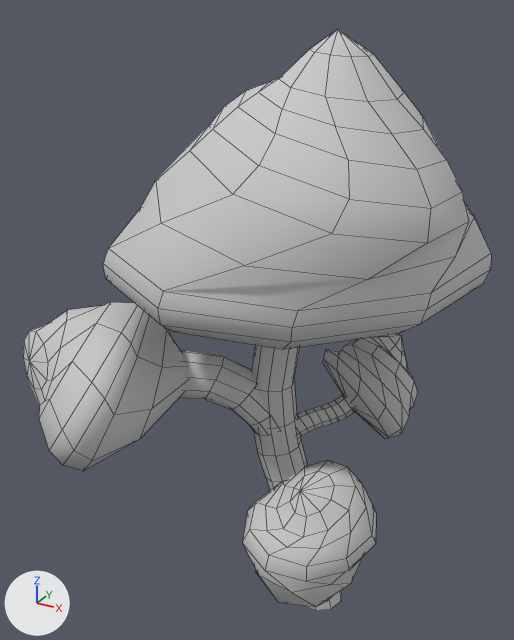
A saved change to the FBX model UOP1_Project/Assets/Art/TA/Models/Tree_low.FBX.
Before and after are seen from a 50 mm lens placed at (2.52, -6.12, 6.47), pointed at (-0.8, -0.08, 3.45). Arrows for +X, +Y and +Z are at lower left; the lights stay in place. Mesh edges are drawn as thin lines. Where no turn or scale is listed for an object, it has been applied to the vertices.

Names of what the first picture shows: 'Tree_low'.
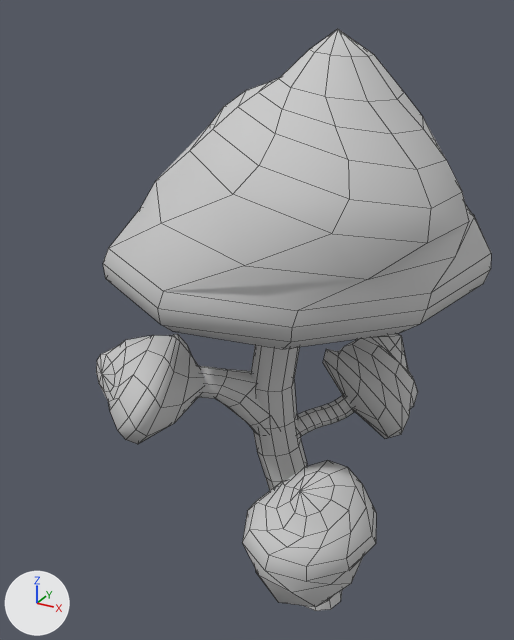
Boxes [x1, y1, x2, y2] around the edits, measured in the pictures (514 x 640 px; the box of a moved part takes in the faces that stretch with it):
'Tree_low', reshaped (16% narrower)
    before: [23, 29, 491, 611]
    after: [96, 29, 491, 611]
part 1 of me_mesh, moved or reshaped
    before: [23, 302, 188, 471]
    after: [96, 334, 204, 444]
part 2 of me_mesh, moved or reshaped
    before: [179, 350, 269, 434]
    after: [199, 366, 269, 434]

Patch to the scene script:
```diff
--- a/UOP1_Project/Assets/Art/TA/Models/Tree_low.FBX.py
+++ b/UOP1_Project/Assets/Art/TA/Models/Tree_low.FBX.py
@@ me_mesh @@
 # used by ob_tree_low; location = (0.0, 0.0, 0.0)
-me_mesh.from_pydata(...)  # 649 vertices, 615 faces; spans x -2.85..1.39, y -2.29..1.9, z 0.0..6.3
+me_mesh.from_pydata(...)  # 649 vertices, 615 faces; spans x -2.23..1.39, y -1.93..1.9, z 0.0..6.3
+# me_mesh part 1: the loose piece of 81 vertices spanning x -2.85..-1.15, y -2.29..-0.07, z 2.16..3.74 is scaled about its middle by 0.665, then moved by (0.34, 0.31, -0.13)
+# me_mesh part 2: 28 of 649 vertices moved; they spanned x -1.75..-0.57, y -0.83..0.05, z 2.18..3.13 and now span x -1.5..-0.57, y -0.63..0.02, z 2.18..2.94; mean shift (0.09, 0.05, -0.07); largest move (-1.56, -0.56, 3.13) -> (-1.37, -0.46, 2.94)
 me_mesh.materials.append(mat_default)
```
